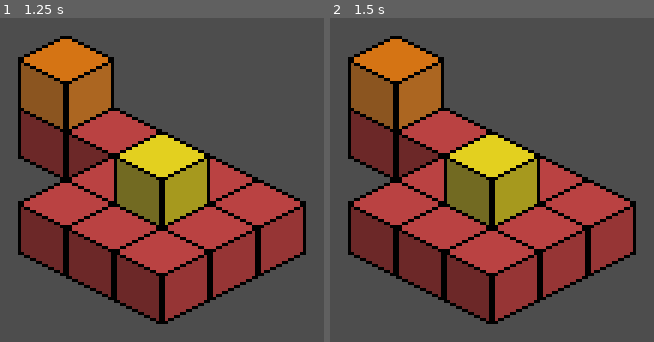
Above: before the commit, frames 1-2 (left to right).
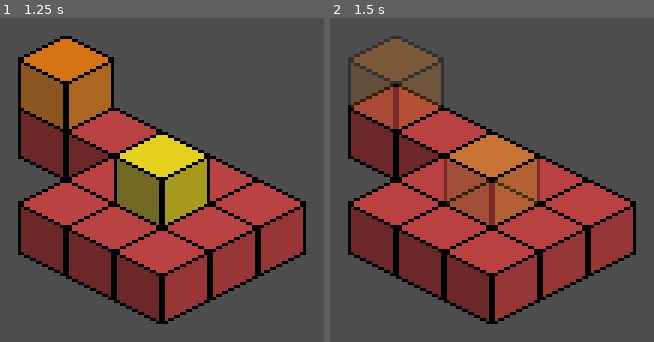
Above: after the commit, the same moments.

Repository: Antarese/Dark_Forest
Game: Godot game, scene res://Scenes/Levels/Test/Test_01_Proof of Concept.tscn
The game is run twice, just before and just after one commit, with the same random seed, the same clock (stepped at 60 frames per second) and the same inputs.
Inputs (mouse positions are in pixels of both pictures, inside the frame that each line leads up to):
- Up to frame 1 (1.25 s): tap Enter at 0.5 s; move the mouse to (outside the picture) at 0.52 s; hold Up (ui_up) from 0.53 s (still down)
- Up to frame 2 (1.5 s): tap Space at 1.25 s; move the mouse to (outside the picture) at 1.27 s; release Up (ui_up) at 1.28 s; hold Down (ui_down) from 1.28 s (still down)

Frame 1 is identical in both runs. In frame 2, 12% of the frame differs, in the area x 5-65%, y 5-64%.

Commit message:
Rework tile collection. Add layer change feature.
Reworked the functions for collecting all tiles in use, all visible tiles, and hidden tiles. Created corresponding dictionaries which will be used at the beginning of the level.

Add functions to allow for players to move between environmental layers. Dimming higher layers for the layers below to be visible. If players are at the highest layer then all layers are visible.

Diff:
--- a/Godot/Scenes/Levels/Test/Test_01_Proof of Concept.tscn
+++ b/Godot/Scenes/Levels/Test/Test_01_Proof of Concept.tscn
@@ -8,7 +8,6 @@
 [ext_resource type="Texture2D" uid="uid://cnsdjf3abwsw6" path="res://Assets/Sprites/Effects/Test/Highlight_Test.png" id="7_7khvy"]
 [ext_resource type="Texture2D" uid="uid://vmydx2i8da54" path="res://Assets/Sprites/Effects/Test/Block_Highlight_Test.png" id="7_tbt0s"]
 [ext_resource type="Script" uid="uid://b3bjk8k02k0j4" path="res://Scripts/Game_Manager/Test_01/Environment.gd" id="8_5scyc"]
-[ext_resource type="PackedScene" uid="uid://blbfthvp1rv" path="res://Scenes/Characters/Test_Collision_Shape.tscn" id="9_i8ksk"]
 
 [sub_resource type="TileSetAtlasSource" id="TileSetAtlasSource_77g5v"]
 texture = ExtResource("1_wka44")
@@ -140,48 +139,45 @@
 
 [node name="Camera2D" type="Camera2D" parent="."]
 
-[node name="Node2D" parent="." instance=ExtResource("9_i8ksk")]
-z_index = 4
+[node name="Character Map Layers" type="Node2D" parent="."]
+
+[node name="level 0_5" type="TileMapLayer" parent="Character Map Layers"]
+z_index = 1
 y_sort_enabled = true
-position = Vector2(-272, -8)
+use_parent_material = true
+tile_set = SubResource("TileSet_g6h5f")
 
-[node name="TileMapLayers" type="Node2D" parent="."]
+[node name="level 1_5" type="TileMapLayer" parent="Character Map Layers"]
+z_index = 3
+y_sort_enabled = true
+use_parent_material = true
+tile_set = SubResource("TileSet_g6h5f")
+
+[node name="level 5" type="TileMapLayer" parent="Character Map Layers"]
+z_index = 5
+y_sort_enabled = true
+use_parent_material = true
+tile_set = SubResource("TileSet_g6h5f")
+
+[node name="Environment Map Layers" type="Node2D" parent="."]
 script = ExtResource("8_5scyc")
 
-[node name="level 0" type="TileMapLayer" parent="TileMapLayers"]
+[node name="level 0" type="TileMapLayer" parent="Environment Map Layers"]
 y_sort_enabled = true
 use_parent_material = true
 tile_map_data = PackedByteArray("AAD//wIAAAAAAAAAAAABAAIAAAAAAAAAAAAAAAIAAAAAAAAAAAACAAMAAAAAAAAAAAACAAIAAAAAAAAAAAABAAMAAAAAAAAAAAABAAQAAAAAAAAAAAACAAQAAAAAAAAAAAADAAQAAAAAAAAAAAADAAIAAAAAAAAAAAADAAMAAAAAAAAAAAA=")
 tile_set = SubResource("TileSet_g6h5f")
 
-[node name="level 0_5" type="TileMapLayer" parent="TileMapLayers"]
-z_index = 1
-y_sort_enabled = true
-use_parent_material = true
-tile_set = SubResource("TileSet_g6h5f")
-
-[node name="level 1" type="TileMapLayer" parent="TileMapLayers"]
+[node name="level 1" type="TileMapLayer" parent="Environment Map Layers"]
 z_index = 2
 y_sort_enabled = true
 use_parent_material = true
 tile_map_data = PackedByteArray("AAD+/wEAAAABAAAAAAABAAIAAAACAAAAAAA=")
 tile_set = SubResource("TileSet_g6h5f")
 
-[node name="level 1_5" type="TileMapLayer" parent="TileMapLayers"]
-z_index = 3
-y_sort_enabled = true
-use_parent_material = true
-tile_set = SubResource("TileSet_g6h5f")
-
-[node name="level 2" type="TileMapLayer" parent="TileMapLayers"]
+[node name="level 2" type="TileMapLayer" parent="Environment Map Layers"]
 z_index = 4
 y_sort_enabled = true
 use_parent_material = true
 rotation = 4.35631e-05
 tile_set = SubResource("TileSet_g6h5f")
-
-[node name="level 5" type="TileMapLayer" parent="TileMapLayers"]
-z_index = 5
-y_sort_enabled = true
-use_parent_material = true
-tile_set = SubResource("TileSet_g6h5f")
--- a/Godot/Scripts/Game_Manager/Test_01/Environment.gd
+++ b/Godot/Scripts/Game_Manager/Test_01/Environment.gd
@@ -5,60 +5,125 @@
 const OCCLUSION_Z_OFFSET: int = 2
 const OCCLUSION_X_OFFSET: int = 1
 const OCCLUSION_Y_OFFSET: int = 1
+const MIN_Z: int = 0
+const MAX_Z: int = 6
+const ENVIRONMENT_Z_STEP: int = 2
+const SELECTED_LAYER_OPACITY: float = 1
+const UNSELECTED_LAYER_OPACITY: float = 0.35
 
-var tile_storage = {} # Dictionary[Vector3i, Dictionary] - Maps 3D coordinates to tile data
+
+var all_tiles_dict: Dictionary = {} # Dictionary[Vector3i, Dictionary] - Maps 3D coordinates to tile data
+var visible_tiles_dict: Dictionary = {}
+var hidden_tiles_dict: Dictionary = {}
 var debug_mode := true
+var current_z: int = MAX_Z
+var current_max_z: int = MIN_Z
 
 
 func _ready() -> void:
 	collect_all_tiles()
-	remove_hidden_tiles()
+	check_for_hidden_tiles()
+	collect_visible_tiles()
+	set_current_max_z()
 
 
+func _input(_event):
+	move_current_layer()
+	dim_other_layer()
+
 func collect_all_tiles() -> void:
-	tile_storage.clear()
+	all_tiles_dict.clear()
 
 	for child in get_children():
 		if not child is TileMapLayer:
 			continue
 		for cell in child.get_used_cells():
-			var coords = Vector3i(child.z_index, cell.x, cell.y)
-			tile_storage[coords] = {"coords":coords}
+			var coords = Vector3i(cell.x, cell.y, child.z_index)
+			all_tiles_dict[coords] = {"coords":coords}
 
 	# Debug output
 	if debug_mode:
+		print("number of tiles in the map: ")
+		print(all_tiles_dict.size())
 		print("all tiles in the map: ")
-		print(tile_storage.keys())
+		print(all_tiles_dict.keys())
+		print(" ")
 
 
-func remove_hidden_tiles() -> void:
-	if tile_storage.is_empty(): # For debugging, in case something is wrong with tile_storage
+func check_for_hidden_tiles() -> void:
+	for coords in all_tiles_dict.keys():
+		# Checking for possible tiles sitting right above current tile.
+		# The math is the next layer, and go directly up so minus 1 in both x and y direction
+		var occluding_tile = Vector3i(
+			coords.x - OCCLUSION_X_OFFSET,
+			coords.y - OCCLUSION_Y_OFFSET,
+			coords.z + OCCLUSION_Z_OFFSET
+			)
+		if all_tiles_dict.has(occluding_tile):
+			hidden_tiles_dict[coords] = {"coords":coords}
+
+	# Debug output
+	if debug_mode:
+		print("number of hidden tiles: ")
+		print(hidden_tiles_dict.size())
+		print("hidden tiles: ")
+		print(hidden_tiles_dict.keys())
+		print(" ")
+
+
+func collect_visible_tiles() -> void:
+	if all_tiles_dict.is_empty(): # For debugging, in case something is wrong with tile_storage
 		if debug_mode:
 			print("No tiles to process for hidden tile removal")
 		return
 
-	var hidden_tiles = []
-
-	for coords in tile_storage.keys():
-		# Checking for possible tiles sitting right above current tile.
-		# The math is the next layer, and go directly up so minus 1 in both x and y direction
-		var tile_above = Vector3i(
-			coords.x + OCCLUSION_Z_OFFSET,
-			coords.y - OCCLUSION_X_OFFSET,
-			coords.z - OCCLUSION_Y_OFFSET
-			)
-		if tile_storage.has(tile_above):
-			hidden_tiles.append(coords)
+	for coords in all_tiles_dict.keys():
+		if not hidden_tiles_dict.has(coords):
+			visible_tiles_dict[coords] = {"coords": coords}
 
 	# Debug output
 	if debug_mode:
-		print("hidden tiles: ")
-		print(hidden_tiles)
+		print("number of visible tiles: ")
+		print(visible_tiles_dict.size())
+		print("cleaned storage: ")
+		print(visible_tiles_dict.keys())
+		print(" ")
 
-	for key in hidden_tiles:
-		tile_storage.erase(key)
 
-	# Debug output
-	if debug_mode:
-		print("cleaned storage: ")
-		print(tile_storage.keys())
+func set_current_max_z() -> void:
+	if visible_tiles_dict.is_empty():
+		current_max_z = MIN_Z
+		current_z = MIN_Z
+		return
+
+	for coords in visible_tiles_dict.keys():
+		if coords.z > current_max_z:
+			current_max_z = coords.z
+	current_z = current_max_z
+
+	# Debug Output
+	print("current_max_z: ", current_max_z)
+
+
+func dim_other_layer() -> void:
+	for child in get_children():
+		if not child is TileMapLayer:
+			continue
+		if child.z_index <= current_z:
+			child.modulate = Color(1, 1, 1, SELECTED_LAYER_OPACITY)
+		else:
+			child.modulate = Color(1, 1, 1, UNSELECTED_LAYER_OPACITY)
+
+
+func move_current_layer() -> void:
+	if Input.is_action_just_pressed("ui_up"):
+		if  current_z < current_max_z:
+			current_z = current_z + ENVIRONMENT_Z_STEP
+			# Debug Output
+			print("current_z: ", current_z)
+
+	if Input.is_action_just_pressed("ui_down"):
+		if  current_z > MIN_Z:
+			current_z = current_z - ENVIRONMENT_Z_STEP
+			# Debug Output
+			print("current_z: ", current_z)
Not shown: 1 places in Godot/Scenes/Characters/Test_Collision_Shape.tscn that only renumber resources
Not shown: 1 places in Godot/Scenes/Levels/Test/Test_01_Proof of Concept.tscn that only renumber resources
